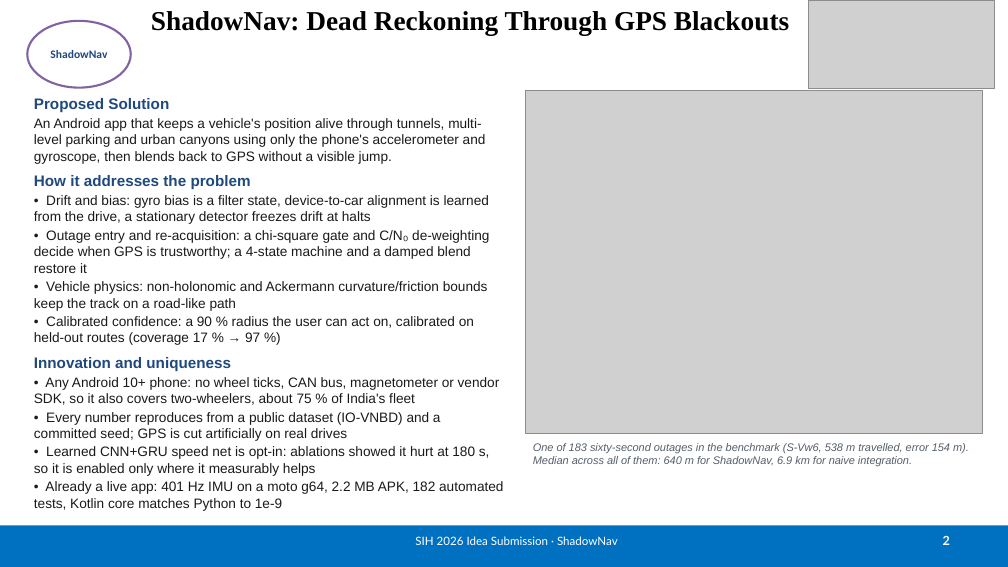
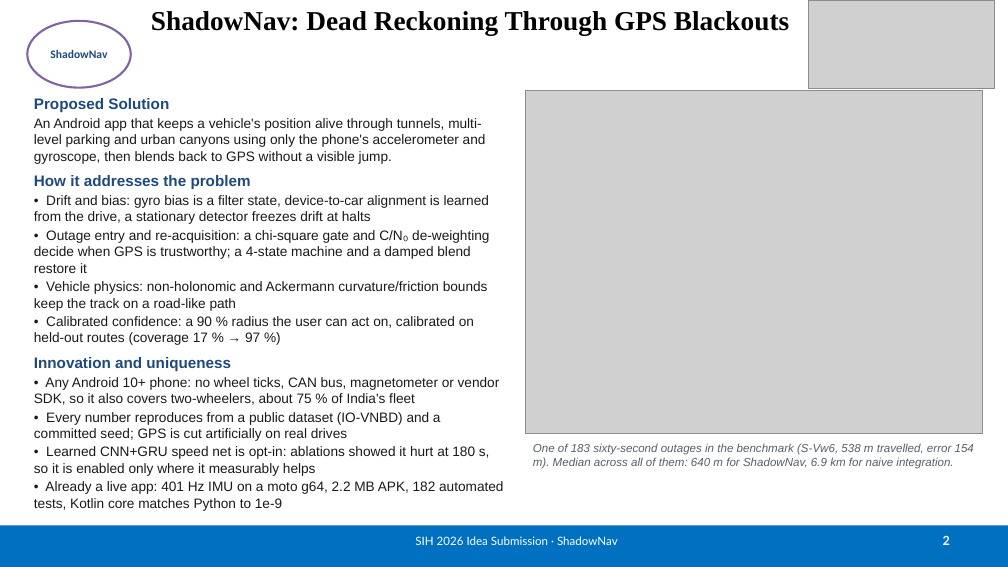
Before and after one commit to Shahid-2705/ShadowNav, a slide deck: slide 2 of submission/ShadowNav_SIH2026_Idea.pptx. Drawn at 1008x567 pixels with LibreOffice and Linux fonts; fonts in the diff are those of the drawing; grey boxes stand for pictures. Boxes give left, top, right and bottom in pixels: in the first picture for what was removed or moved away, otherwise in the second. Text is boxed around its words. In the diff, an @@ line names an element or a change of style, - is before the commit and + after.

```diff
--- a/submission/ShadowNav_SIH2026_Idea.pptx
+++ b/submission/ShadowNav_SIH2026_Idea.pptx
@@ text "One of 183 sixty-second outages ..." at box(533, 443, 974, 469): size 10.5 to 11 pt @@
```
Also in this commit, not shown: 2 other slides changed, 2 other files.
